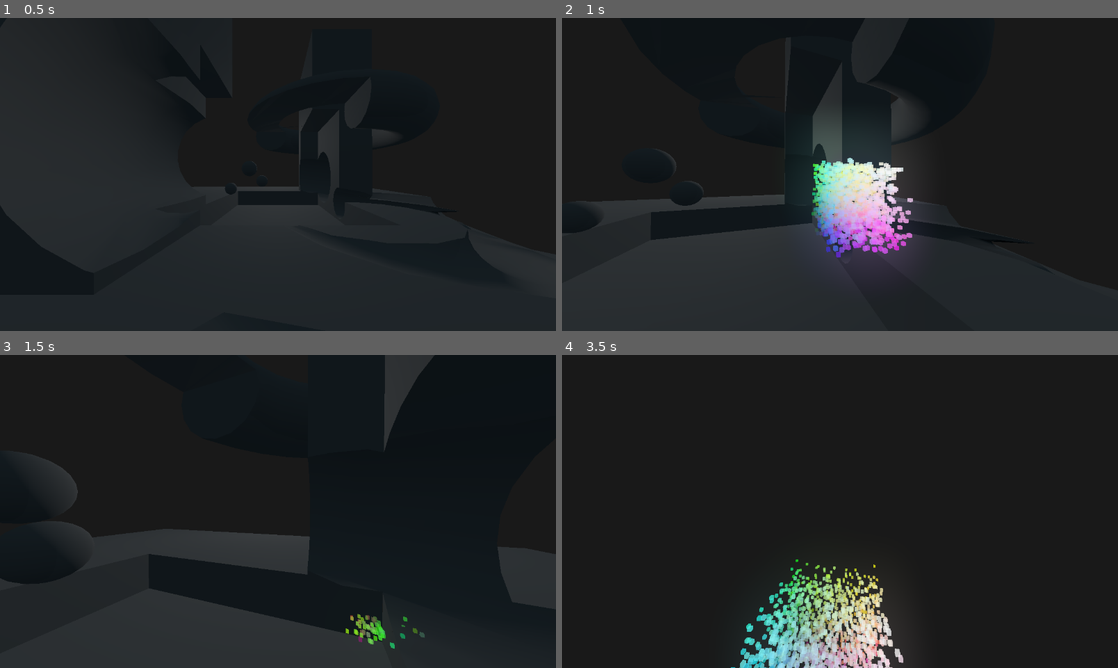
Above: before the commit, frames 1-4 (two rows, left to right).
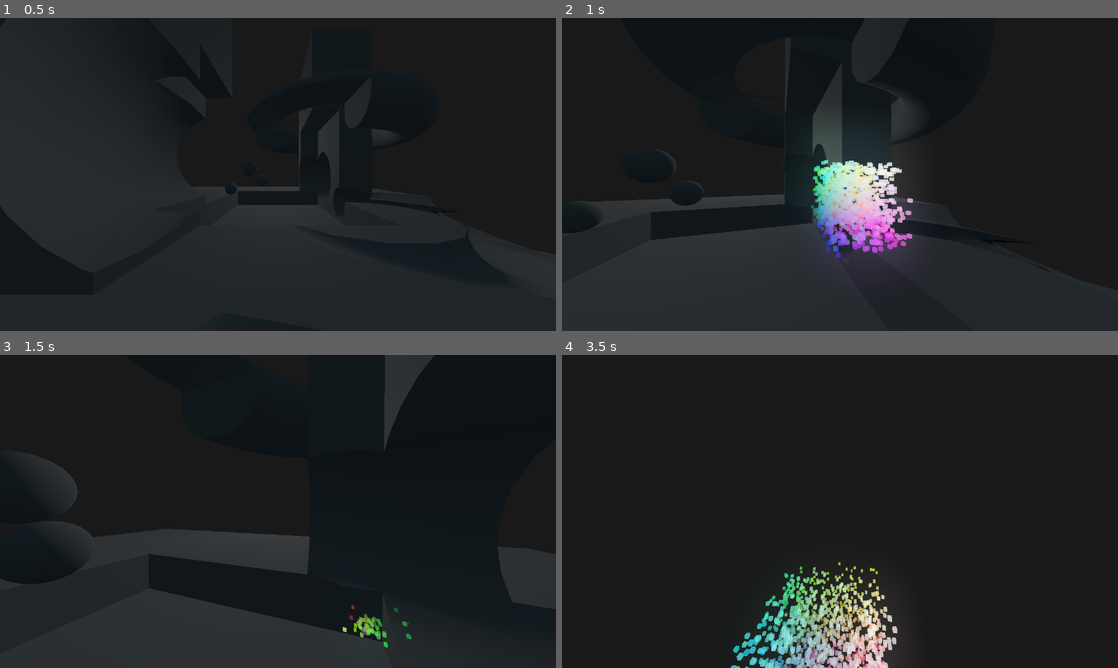
Above: after the commit, the same moments.

Repository: celyk/particle-depth-collision
Game: Godot game, scene res://main.tscn
Two runs of this game, one before a commit and one after it. Both use one fixed random seed, a clock stepped at 60 frames per second and the inputs below.
Inputs (mouse positions are in pixels of both pictures, inside the frame that each line leads up to):
- Up to frame 1 (0.5 s): no input
- Up to frame 2 (1 s): tap Enter at 0.5 s; move the mouse to (867, 174) at 0.52 s; hold W from 0.53 s (still down); click (867, 174) at 0.67 s
- Up to frame 3 (1.5 s): keep holding W; move the mouse to (250, 511) at 1.27 s
- Up to frame 4 (3.5 s): keep holding W; move the mouse to (851, 505) at 2.02 s; tap Space at 2.75 s; move the mouse to (834, 517) at 2.77 s; click (834, 517) at 2.92 s

Frame 1 is identical in both runs. In frame 2, 1.8% of the frame differs, in the area x 44-64%, y 44-77%; in frame 3, 0.4%; in frame 4, 5.6%, in the area x 30-62%, y 65-100%.

Commit message:
idk where that came from

Diff:
--- a/main.tscn
+++ b/main.tscn
@@ -1,7 +1,7 @@
 [gd_scene load_steps=19 format=2]
 
 [ext_resource path="res://look_and_fly.gd" type="Script" id=1]
-[ext_resource path="res://particle.gdshader" type="Shader" id=2]
+[ext_resource path="res://particles.gdshader" type="Shader" id=2]
 [ext_resource path="res://default_env.tres" type="Environment" id=3]
 [ext_resource path="res://particle.tres" type="Material" id=4]
 [ext_resource path="res://smooth_follow.gd" type="Script" id=5]
@@ -16,7 +16,7 @@
 shader = ExtResource( 2 )
 shader_param/spray = 0.4
 shader_param/bounciness = 0.5
-shader_param/friction = 0.5
+shader_param/friction = 0.0
 shader_param/start_velocity = null
 shader_param/my_screen_pixel_size = null
 shader_param/my_camera = null
@@ -197,7 +197,7 @@
 transform = Transform( 1, 0, 0, 0, 1, 0, 0, 0, 1, 0, 0.0342143, -0.288255 )
 emitting = false
 amount = 65536
-lifetime = 2.0
+lifetime = 2.5
 local_coords = false
 process_material = SubResource( 19 )
 draw_pass_1 = SubResource( 24 )
--- a/particle.gdshader
+++ /dev/null
@@ -1,121 +0,0 @@
-shader_type particles;
-
-
-uniform float spray : hint_range(0.0,5.0) = 0.4;
-uniform float bounciness : hint_range(0.0,1.0) = 0.5;
-uniform float friction : hint_range(0.0,20.0) = 0.5;
-
-
-uniform vec3 start_velocity;
-
-uniform sampler2D tex;
-
-uniform vec2 my_screen_pixel_size;
-
-uniform mat4 my_camera;
-uniform mat4 my_scuffed_projection;
-
-float rand_from_seed(inout uint seed) {
-	int k;
-	int s = int(seed);
-	if (s == 0)
-	s = 305420679;
-	k = s / 127773;
-	s = 16807 * (s - k * 127773) - 2836 * k;
-	if (s < 0)
-		s += 2147483647;
-	seed = uint(s);
-	return float(seed % uint(65536)) / 65535.0;
-}
-
-uint hash(uint x) {
-	x = ((x >> uint(16)) ^ x) * uint(73244475);
-	x = ((x >> uint(16)) ^ x) * uint(73244475);
-	x = (x >> uint(16)) ^ x;
-	return x;
-}
-
-
-vec2 getUV(vec3 pos,mat4 viewToClip, mat4 worldToView){
-	vec4 p = viewToClip*worldToView*vec4(pos,1);
-	p.xyz /= p.w;
-	return p.xy*.5+.5;
-}
-
-vec3 getWorldPos(vec2 screen, float depth, mat4 clipToView, mat4 viewToWorld){
-	vec3 ndc = vec3(screen, depth) * 2.0 - 1.0;
-	/*vec4 view = clipToView * vec4(ndc, 1.0);
-	view.xyz /= view.w;
-	float linear_depth = -view.z;*/
-
-	vec4 world = viewToWorld * clipToView * vec4(ndc, 1.0);
-	vec3 world_position = world.xyz / world.w;
-
-	return world_position;
-}
-
-void vertex(){
-
-	if(RESTART){
-		// random vector
-		uint base_number = NUMBER;
-		uint alt_seed = hash(base_number + uint(1) + RANDOM_SEED);
-
-		vec3 rv = vec3(rand_from_seed(alt_seed),rand_from_seed(alt_seed),rand_from_seed(alt_seed))-.5;
-
-		CUSTOM.w = 0.;
-		COLOR.xyz = vec3(rv+.5);
-		TRANSFORM[3].xyz = EMISSION_TRANSFORM[3].xyz; //-rand_from_seed(alt_seed)*start_velocity*DELTA;
-		VELOCITY = start_velocity+rv*spray;
-	}
-	else{
-		// reconstruct projection matrix
-		mat4 my_projection = my_scuffed_projection;
-		my_projection[2][3] = -1.;
-		my_projection[3][3] = 0.;
-
-		// get screen space coordinates of particle
-		vec2 uv = getUV(TRANSFORM[3].xyz,my_projection,inverse(my_camera));
-		vec4 T = textureLod(tex,uv,0.);
-
-		vec3 scene_pos = getWorldPos(uv,T.w,inverse(my_projection),my_camera);
-
-		float scene_t = length(scene_pos - my_camera[3].xyz);
-		float particle_t = length(TRANSFORM[3].xyz - my_camera[3].xyz);
-
-		vec3 view = normalize(scene_pos - my_camera[3].xyz);
-
-		float penetration_depth = scene_t - particle_t;
-		bool colliding = penetration_depth <= 0. && penetration_depth >= -length(VELOCITY)*.1;
-
-		// handle collision
-		if(colliding){
-			// reconstruct normal on scene
-			vec3 e = vec3(my_screen_pixel_size,0);
-			vec4 Ta = textureLod(tex,uv+e.xz,0.);
-			vec4 Tb = textureLod(tex,uv+e.zy,0.);
-			vec3 scene_pos_a = getWorldPos(uv+e.xz,Ta.w,inverse(my_projection),my_camera);
-			vec3 scene_pos_b = getWorldPos(uv+e.zy,Tb.w,inverse(my_projection),my_camera);
-
-			vec3 collision_normal = normalize( cross(normalize(scene_pos_a-scene_pos),normalize(scene_pos_b-scene_pos)) );
-
-			float collision_depth = dot(collision_normal,scene_pos - TRANSFORM[3].xyz);
-
-			TRANSFORM[3].xyz += collision_normal * collision_depth;
-			vec3 a = collision_normal * dot(collision_normal, VELOCITY);
-			VELOCITY -= a;
-			VELOCITY = mix(VELOCITY, vec3(0.0), friction*DELTA); //V - Vf dt
-			VELOCITY -= a*bounciness;
-		}
-
-		// simulate
-
-		CUSTOM.w += DELTA;
-
-		// integrate gravity acceleration
-		VELOCITY += vec3(0,-2,0)*DELTA;
-
-		COLOR.w = smoothstep(LIFETIME,LIFETIME-.5,CUSTOM.w)*.5;
-
-	}
-}
--- a/particles.gdshader
+++ b/particles.gdshader
@@ -1,4 +1,10 @@
 shader_type particles;
+
+
+uniform float spray : hint_range(0.0,5.0) = 0.4;
+uniform float bounciness : hint_range(0.0,1.0) = 0.5;
+uniform float friction : hint_range(0.0,20.0) = 0.5;
+
 
 uniform vec3 start_velocity;
 
@@ -60,7 +66,7 @@
 		CUSTOM.w = 0.;
 		COLOR.xyz = vec3(rv+.5);
 		TRANSFORM[3].xyz = EMISSION_TRANSFORM[3].xyz; //-rand_from_seed(alt_seed)*start_velocity*DELTA;
-		VELOCITY = start_velocity+rv*.4;
+		VELOCITY = start_velocity+rv*spray;
 	}
 	else{
 		// reconstruct projection matrix
@@ -72,7 +78,6 @@
 		vec2 uv = getUV(TRANSFORM[3].xyz,my_projection,inverse(my_camera));
 		vec4 T = textureLod(tex,uv,0.);
 
-		// reconstruct normal on scene
 		vec3 scene_pos = getWorldPos(uv,T.w,inverse(my_projection),my_camera);
 
 		float scene_t = length(scene_pos - my_camera[3].xyz);
@@ -80,21 +85,27 @@
 
 		vec3 view = normalize(scene_pos - my_camera[3].xyz);
 
-		float collision_depth = scene_t - particle_t;
-		bool colliding = collision_depth <= 0. && collision_depth >= -length(VELOCITY)*.1;
+		float penetration_depth = scene_t - particle_t;
+		bool colliding = penetration_depth <= 0. && penetration_depth >= -length(VELOCITY)*.1;
 
 		// handle collision
 		if(colliding){
+			// reconstruct normal on scene
 			vec3 e = vec3(my_screen_pixel_size,0);
 			vec4 Ta = textureLod(tex,uv+e.xz,0.);
 			vec4 Tb = textureLod(tex,uv+e.zy,0.);
 			vec3 scene_pos_a = getWorldPos(uv+e.xz,Ta.w,inverse(my_projection),my_camera);
 			vec3 scene_pos_b = getWorldPos(uv+e.zy,Tb.w,inverse(my_projection),my_camera);
 
-			vec3 n = normalize( cross(normalize(scene_pos_a-scene_pos),normalize(scene_pos_b-scene_pos)) );
+			vec3 collision_normal = normalize( cross(normalize(scene_pos_a-scene_pos),normalize(scene_pos_b-scene_pos)) );
 
-			TRANSFORM[3].xyz += n*dot(n,scene_pos - TRANSFORM[3].xyz);
-			VELOCITY += 1.5*n*-dot(n,VELOCITY);
+			float collision_depth = dot(collision_normal,scene_pos - TRANSFORM[3].xyz);
+
+			TRANSFORM[3].xyz += collision_normal * collision_depth;
+			vec3 a = collision_normal * dot(collision_normal, VELOCITY);
+			VELOCITY -= a;
+			VELOCITY = mix(VELOCITY, vec3(0.0), friction*DELTA); //V - Vf dt
+			VELOCITY -= a*bounciness;
 		}
 
 		// simulate
@@ -104,7 +115,7 @@
 		// integrate gravity acceleration
 		VELOCITY += vec3(0,-2,0)*DELTA;
 
-		COLOR.w = smoothstep(1.99,1.5,CUSTOM.w)*.5;
+		COLOR.w = smoothstep(LIFETIME,LIFETIME-.5,CUSTOM.w)*.5;
 
 	}
 }
